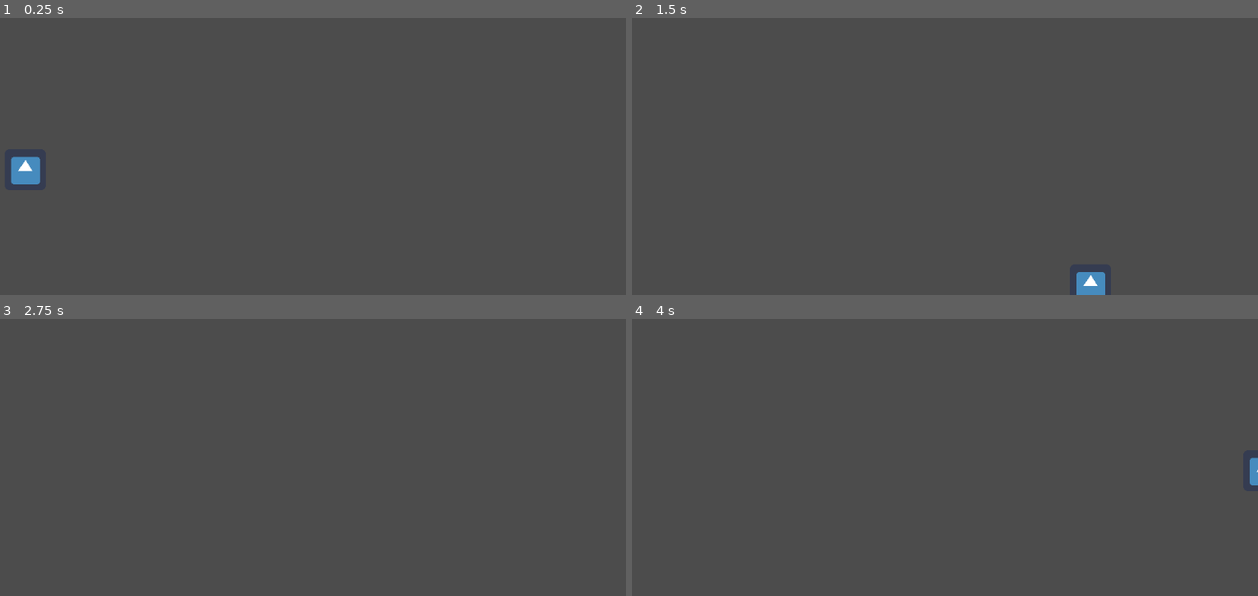
Above: before the commit, frames 1-4 (two rows, left to right).
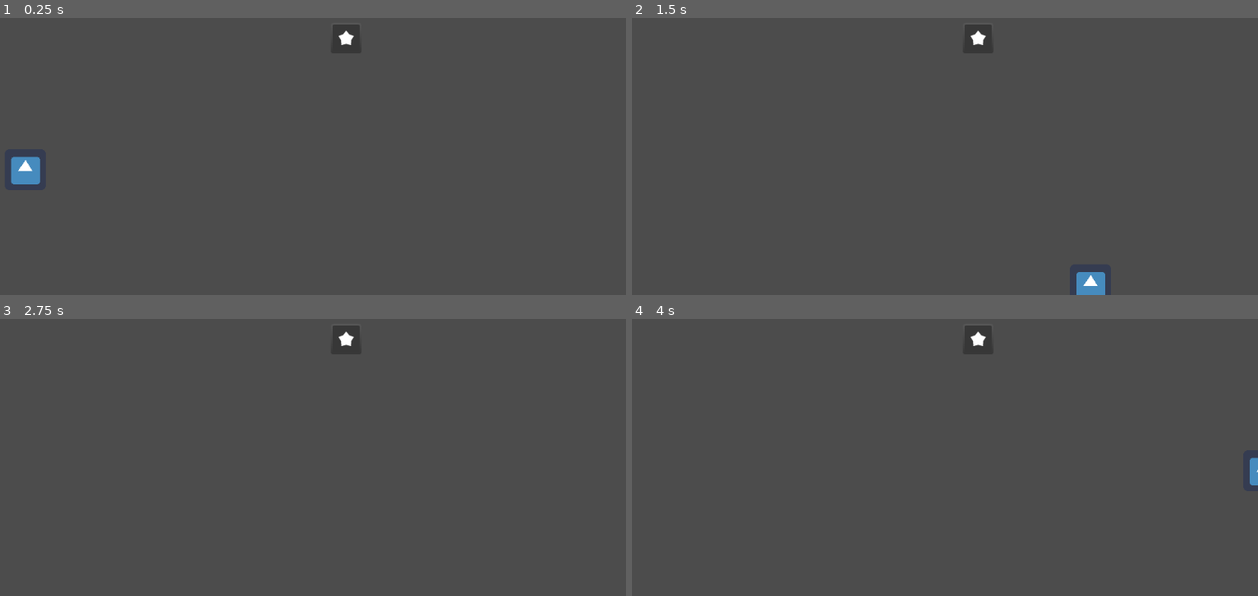
Above: after the commit, the same moments.

Repository: Boyquotes/math-adventure-game
Game: Godot game, scene res://TestLevel.tscn
The game is run twice, just before and just after one commit, with the same random seed, the same clock (stepped at 60 frames per second) and the same inputs. The engine's default icon, where the game draws it, is replaced by a stand-in: a white triangle on a blue panel in a dark square.
Inputs:
- Up to frame 1 (0.25 s): no input
- Up to frame 2 (1.5 s): tap Enter at 0.5 s; hold D (right) 0.53-1.28 s; hold S (down) from 1.28 s (still down)
- Up to frame 3 (2.75 s): tap Space at 2 s; release S (down) at 2.03 s; hold D (right) from 2.03 s (still down)
- Up to frame 4 (4 s): tap Enter at 2.75 s; release D (right) at 2.78 s; hold W (up) 2.78-3.53 s; tap Space at 3.5 s; hold A (left) from 3.53 s (still down)

The runs differ from the first frame. In frame 1, less than 0.1% of the frame differs, in the area x 54-57%, y 4-10%; in frame 2, less than 0.1%; in frame 3, less than 0.1%; in frame 4, less than 0.1%.

Commit message:
Intial Quest Manager and Quest Start Point Scripts

Diff:
--- /dev/null
+++ b/Project/BattleScene.tscn
@@ -0,0 +1,3 @@
+[gd_scene format=2]
+
+[node name="BattleScene" type="Node2D"]
--- a/Project/TestLevel.tscn
+++ b/Project/TestLevel.tscn
@@ -1,21 +1,37 @@
-[gd_scene load_steps=4 format=2]
+[gd_scene load_steps=7 format=2]
 
-[ext_resource path="res://player_script.gd" type="Script" id=1]
-[ext_resource path="res://icon.png" type="Texture" id=2]
+[ext_resource path="res://quest_manager.gd" type="Script" id=1]
+[ext_resource path="res://player_script.gd" type="Script" id=2]
+[ext_resource path="res://icon.png" type="Texture" id=3]
+[ext_resource path="res://shadedDark18.png" type="Texture" id=4]
 
 [sub_resource type="RectangleShape2D" id=1]
 extents = Vector2( 35.6858, 33.936 )
 
+[sub_resource type="RectangleShape2D" id=2]
+extents = Vector2( 34, 30 )
+
 [node name="TestLevel" type="Node2D"]
-
-[node name="KinematicBody2D" type="KinematicBody2D" parent="."]
-position = Vector2( 91, 399 )
 script = ExtResource( 1 )
 
-[node name="Sprite" type="Sprite" parent="KinematicBody2D"]
+[node name="Player" type="KinematicBody2D" parent="."]
+position = Vector2( 91, 399 )
+script = ExtResource( 2 )
+
+[node name="Sprite" type="Sprite" parent="Player"]
 position = Vector2( -3, 5 )
-texture = ExtResource( 2 )
+texture = ExtResource( 3 )
 
-[node name="CollisionShape2D" type="CollisionShape2D" parent="KinematicBody2D"]
+[node name="CollisionShape2D" type="CollisionShape2D" parent="Player"]
 position = Vector2( 0, 4.66541 )
 shape = SubResource( 1 )
+
+[node name="QuestStartPoint" type="KinematicBody2D" parent="."]
+position = Vector2( 588, 198 )
+
+[node name="CollisionShape2D" type="CollisionShape2D" parent="QuestStartPoint"]
+position = Vector2( 1, 0 )
+shape = SubResource( 2 )
+
+[node name="Sprite" type="Sprite" parent="QuestStartPoint"]
+texture = ExtResource( 4 )
--- a/Project/player_script.gd
+++ b/Project/player_script.gd
@@ -34,3 +34,10 @@
 func _physics_process(delta):
 	get_input()
 	velocity = move_and_slide(velocity)
+	for i in get_slide_count():
+		var collision = get_slide_collision(i)
+		#print("Collided with: ", collision.collider.name)
+		if collision.collider.name == "QuestStartPoint":
+			if !get_parent().getQuestActiveStatus():
+				print("Collided with a Start Quest Node!")
+				get_parent().generateQuest(level)
--- /dev/null
+++ b/Project/quest_manager.gd
@@ -0,0 +1,34 @@
+extends Node2D
+
+# Members
+var quest_active = false
+var quest_title = ""
+var quest_location_x  = 0
+var quest_location_y = 0
+var quest_difficulty = 0
+
+
+# Called when the node enters the scene tree for the first time.
+func _ready():
+	pass # Replace with function body.
+
+# Called every frame. 'delta' is the elapsed time since the previous frame.
+#func _process(delta):
+#	pass
+func getQuestActiveStatus():
+	return quest_active
+
+func generateQuest(player_level):
+	if !quest_active:
+		quest_active = true
+		print("Start a new Quest...")
+		generateQuestTitle()
+		print(quest_title)
+		generateQuestDifficulty(player_level)
+		print("Difficulty: ", quest_difficulty)
+
+func generateQuestTitle():
+	quest_title = "Defeat {Addition} {Troll}!"
+
+func generateQuestDifficulty(player_level):
+	quest_difficulty = rand_range(0.0, player_level+5.0)
Binary file added: Project/shadedDark18.png
Not shown, added: Project/shadedDark18.png.import
